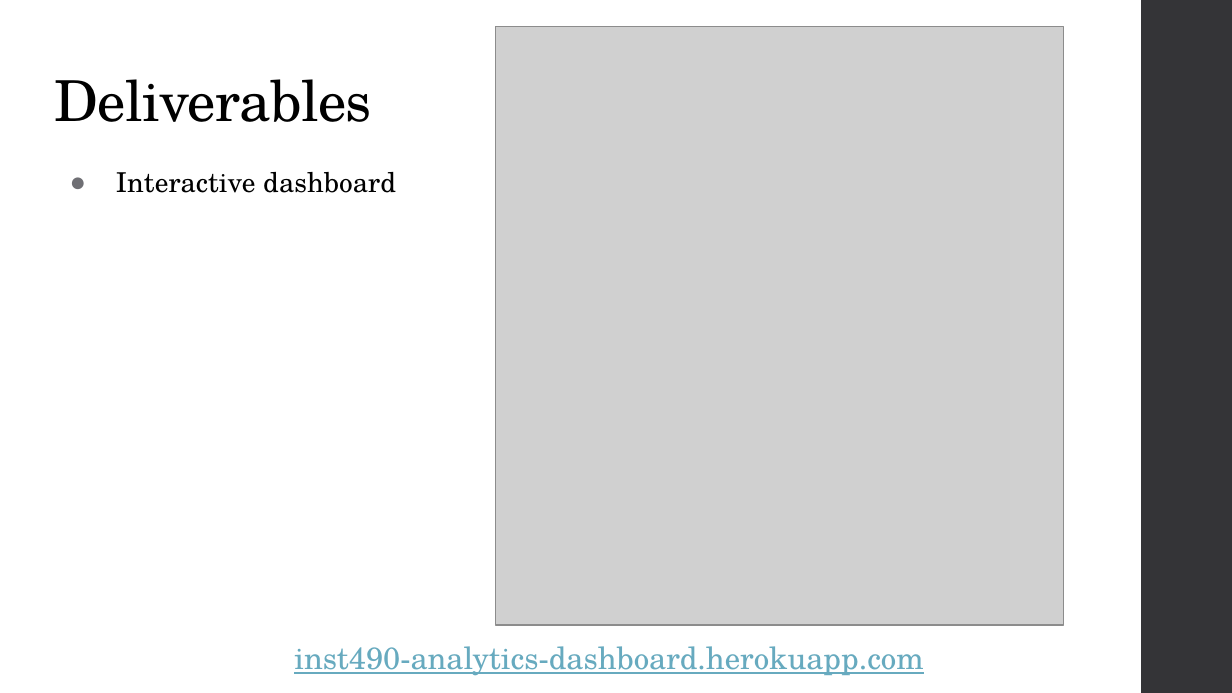
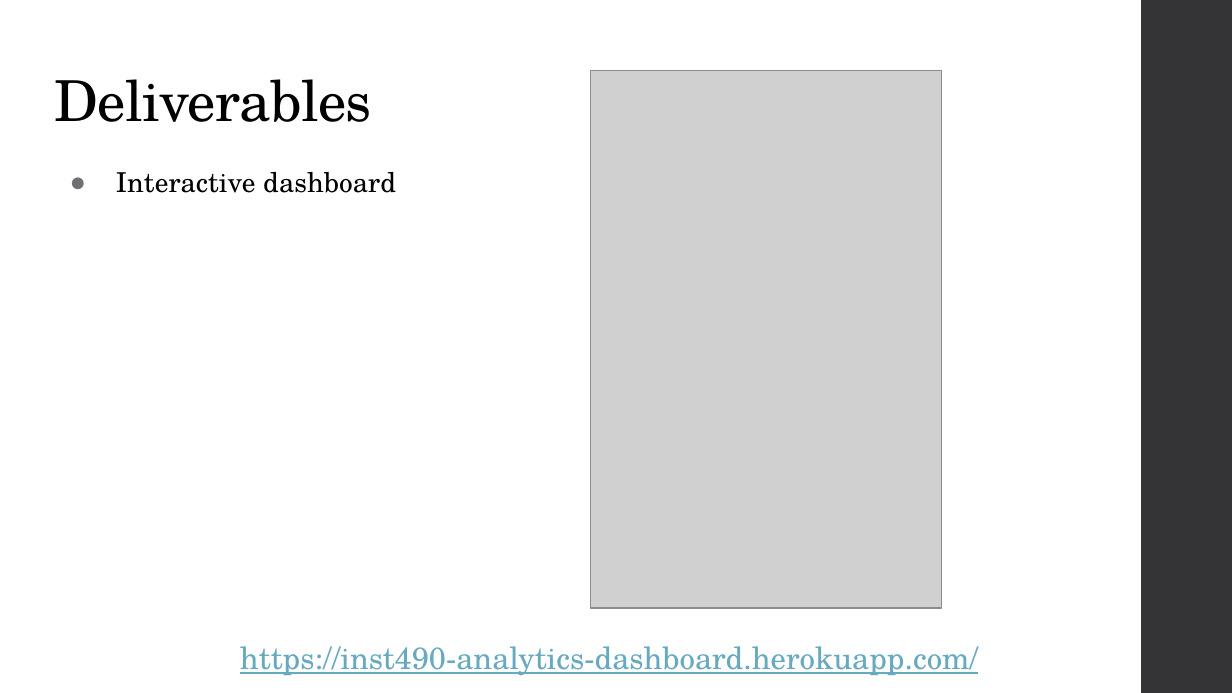
Before and after one commit to connormcdxc/Analytics-Dashboard, a slide deck: slide 7 of public/pdf/Capstone Presentation.pptx. Drawn at 1232x693 pixels with LibreOffice and Linux fonts; fonts in the diff are those of the drawing; grey boxes stand for pictures. Boxes give left, top, right and bottom in pixels: in the first picture for what was removed or moved away, otherwise in the second. Text is boxed around its words. In the diff, an @@ line names an element or a change of style, - is before the commit and + after.

```diff
--- a/public/pdf/Capstone Presentation.pptx
+++ b/public/pdf/Capstone Presentation.pptx
@@ picture: place and size @@
-picture at [495,27,1063,626]
+picture at [590,70,941,607]
@@ text at [240,646,978,676]: text changed @@
-inst490-analytics-dashboard.herokuapp.com
+https://inst490-analytics-dashboard.herokuapp.com/
```
Also in this commit, not shown: 5 other slides changed, 1 other file.
